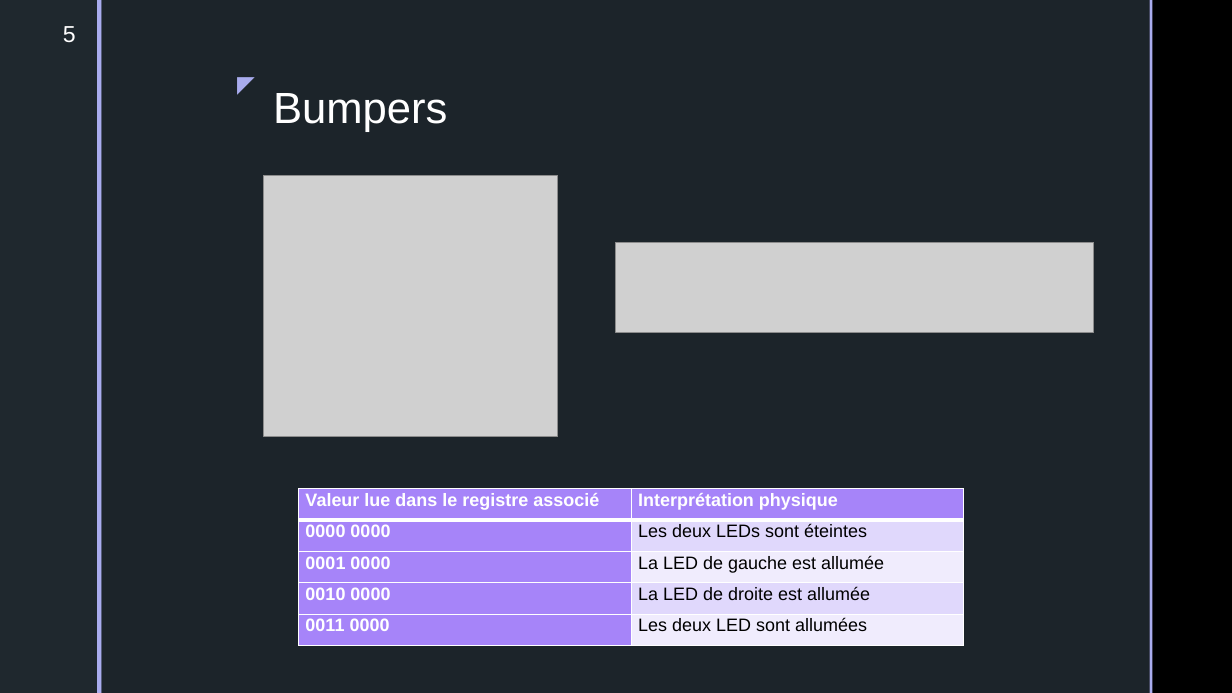
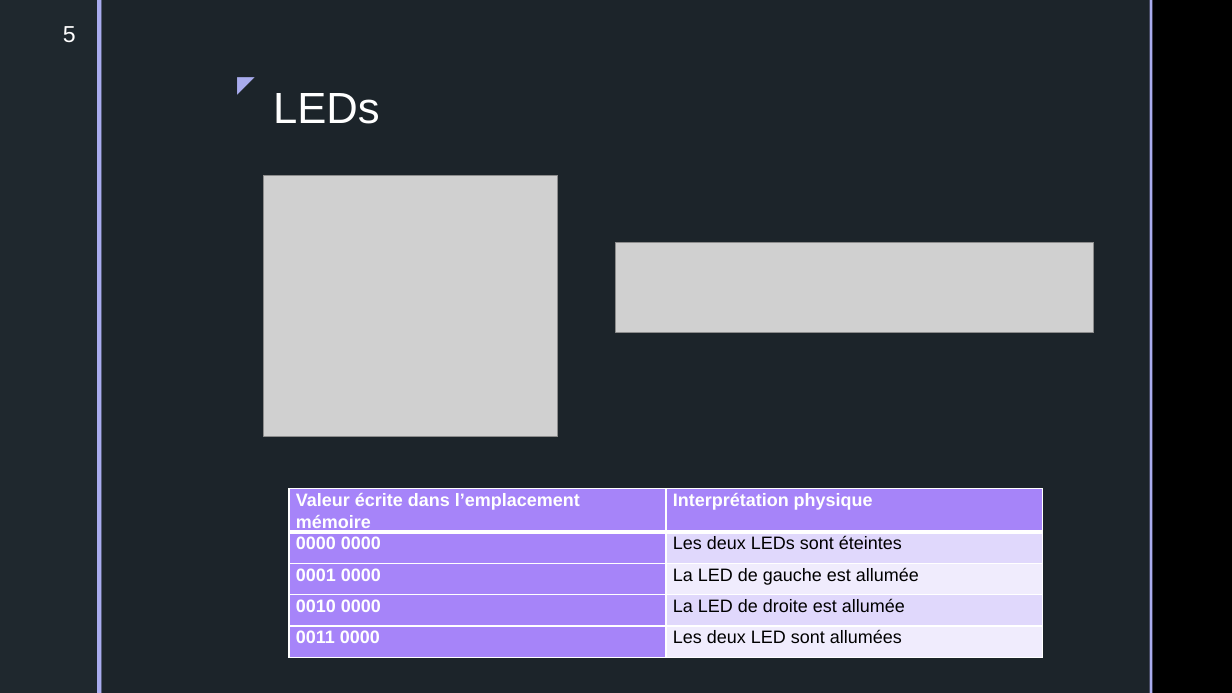
Before and after one commit to X13-A/Evalbot, a slide deck: slide 5 of Projet kit Evalbot.pptx. Drawn at 1232x693 pixels with LibreOffice and Linux fonts; fonts in the diff are those of the drawing; grey boxes stand for pictures; background and template pictures are left out. Boxes give left, top, right and bottom in pixels: in the first picture for what was removed or moved away, otherwise in the second. Text is boxed around its words. In the diff, an @@ line names an element or a change of style, - is before the commit and + after.

```diff
--- a/Projet kit Evalbot.pptx
+++ b/Projet kit Evalbot.pptx
@@ title at bbox=[273, 93, 380, 124]: text changed @@
-Bumpers
+LEDs
@@ table at bbox=[289, 489, 1043, 647] @@
-row 1, column 1: Valeur lue dans le registre associé
+row 1, column 1: Valeur écrite dans l’emplacement mémoire
@@ table: place and size @@
-table at bbox=[299, 489, 964, 646]
+table at bbox=[289, 489, 1043, 647]
```
Also in this commit, not shown: 1 other slide changed, 16 other files.
